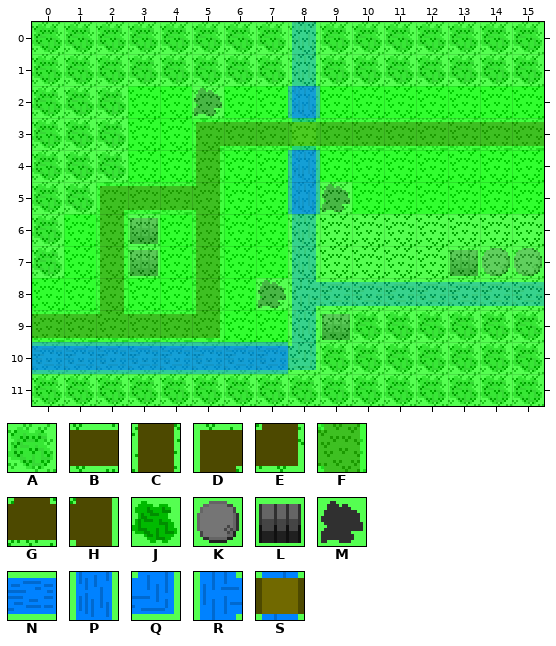
A Tiled map gets an edit: assets/maps/map1.tmx. The picture above was drawn from the file before the commit.
Cells are 16x16 px. Shown: x 0..15, y 0..11.
Key: from "grass_tiles": A 0, B 1, C 2, D 5, E 7, F 8, G 11, H 12, J 17, K 18, L 19, M 20, N 25, P 26, Q 31, R 35, S 38.
_ is an empty cell.
Layers that did not change in this view are not listed.
Layer "Display" before, first column x 0:
 0 JJJJJJJJPJJJJJJJ
 1 JJJJJJJJPJJJJJJJ
 2 JJJAAMAAPAAAAAAA
 3 JJJAADBBSBBBBBBB
 4 JJJAACAAPAAAAAAA
 5 JJDBBHAAPMAAAAAA
 6 JACLACAAPAAAAAAA
 7 JACLACAAPAAAALKK
 8 AACAACAMRNNNNNNN
 9 BBGBBEAAPLJJJJJJ
10 NNNNNNNNQJJJJJJJ
11 JJJJJJJJJJJJJJJJ
Layer "Movement" before, first column x 0:
 0 AAAAAAAAAAAAAAAA
 1 AAAAAAAAAAAAAAAA
 2 AAAAAAAAAAAAAAAA
 3 AAAAAFFFFFFFFFFF
 4 AAAAAFAAAAAAAAAA
 5 AAFFFFAAAAAAAAAA
 6 AAFAAFAAAAAAAAAA
 7 AAFAAFAAAAAAAAAA
 8 AAFAAFAAAAAAAAAA
 9 FFFFFFAAAAAAAAAA
10 AAAAAAAAAAAAAAAA
11 AAAAAAAAAAAAAAAA
And afterwards:
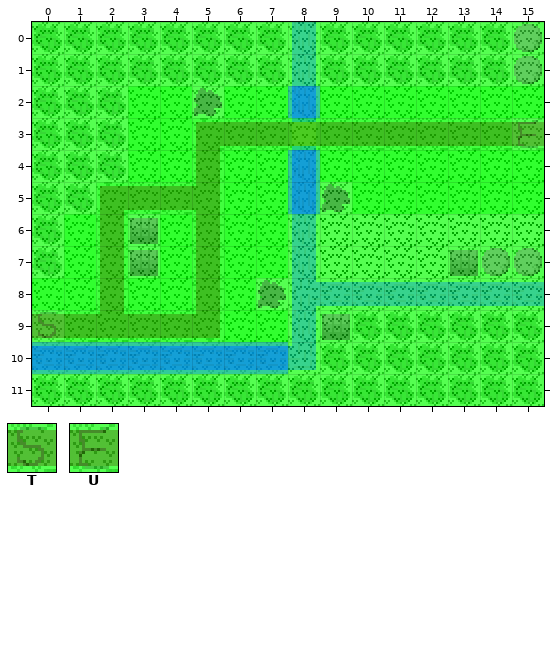
Further tiles: from "grass_tiles": T 24, U 32.
See-through tiles are keyed as they look on the map.
The exact change:
{"where": "layer \"Display\""}
{"y":0,"x":15,"old":"J","new":"K"}
{"y":1,"x":15,"old":"J","new":"K"}
{"where": "layer \"Movement\""}
{"y":3,"x":15,"old":"F","new":"U"}
{"y":9,"x":0,"old":"F","new":"T"}
{"label":"changed","picture_box":[512,24,542,84]}
{"label":"changed","picture_box":[512,118,544,150]}
{"label":"changed","picture_box":[32,310,64,342]}
